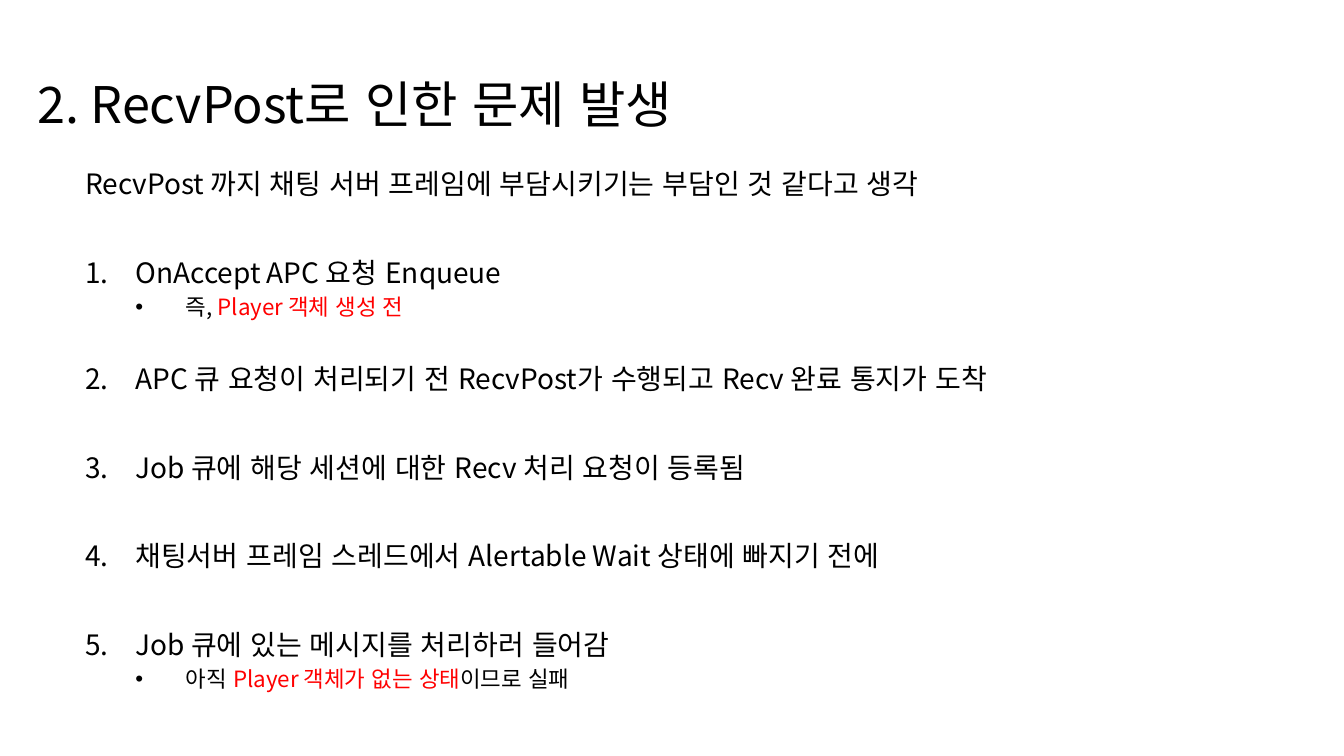
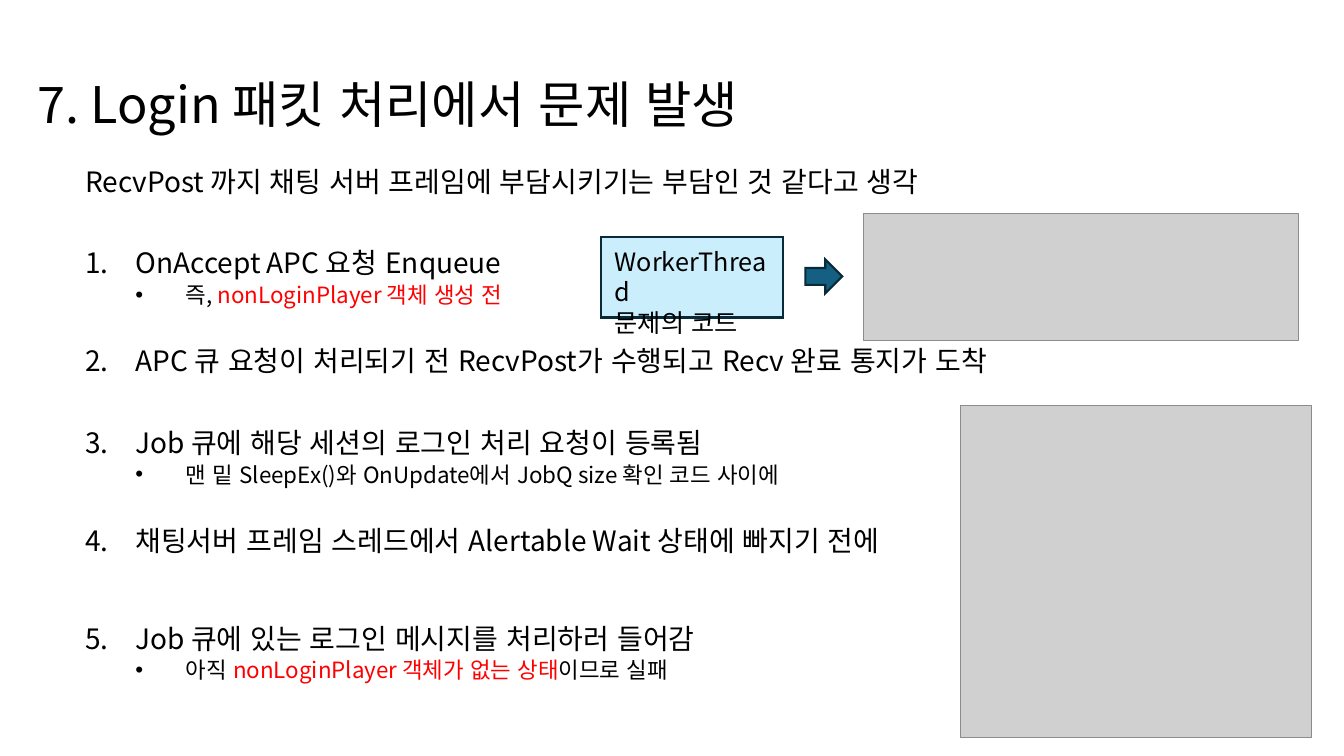
Before and after one commit to MyungHyun-Ahn/Portfolio, a slide deck: slide 7 of 04_IOCP_ChatServer/IOCP_ChatServer/싱글스레드채팅서버_설계.pptx (slide 2 before the commit). Drawn at 1344x756 pixels with LibreOffice and Linux fonts; fonts in the diff are those of the drawing; grey boxes stand for pictures. Boxes give left, top, right and bottom in pixels: in the first picture for what was removed or moved away, otherwise in the second. Text is boxed around its words. In the diff, an @@ line names an element or a change of style, - is before the commit and + after.

Commit message:
싱글 채팅 서버

```diff
--- a/04_IOCP_ChatServer/IOCP_ChatServer/싱글스레드채팅서버_설계.pptx
+++ b/04_IOCP_ChatServer/IOCP_ChatServer/싱글스레드채팅서버_설계.pptx
@@ title at (x1=37, y1=81, x2=739, y2=136): text changed @@
-2. RecvPost로 인한 문제 발생
+7. Login 패킷 처리에서 문제 발생
@@ subtitle at (x1=85, y1=168, x2=987, y2=554): line spacing 0.9 to 0.8 @@
@@ rectangle added at (x1=601, y1=237, x2=782, y2=318), fill #CAEEFB, outline #092A39 1.5 pt @@
@@ picture added at (x1=864, y1=214, x2=1299, y2=341) @@
@@ right arrow added at (x1=806, y1=259, x2=843, y2=293), fill #156082, outline #092A39 1.5 pt @@
@@ subtitle at (x1=186, y1=284, x2=503, y2=309): text changed @@
-  • 즉, Player 객체 생성 전
+  • 즉, nonLoginPlayer 객체 생성 전
@@ text added at (x1=615, y1=311, x2=737, y2=338), 18 pt, text #000000 @@
+WorkerThread
+문제의 코드
@@ picture added at (x1=961, y1=405, x2=1312, y2=737) @@
@@ subtitle at (x1=135, y1=429, x2=779, y2=488): text changed; size 20 to 16 pt @@
-3. Job 큐에 해당 세션에 대한 Recv 처리 요청이 등록됨
+3. Job 큐에 해당 세션의 로그인 처리 요청이 등록됨
+  • 맨 밑 SleepEx()와 OnUpdate에서 JobQ size 확인 코드 사이에
@@ subtitle at (x1=135, y1=625, x2=694, y2=684): text changed @@
-5. Job 큐에 있는 메시지를 처리하러 들어감
-  • 아직 Player 객체가 없는 상태이므로 실패
+5. Job 큐에 있는 로그인 메시지를 처리하러 들어감
+  • 아직 nonLoginPlayer 객체가 없는 상태이므로 실패
```
Also in this commit, not shown: 4 other slides changed, 5 slides added, 3 other files.
